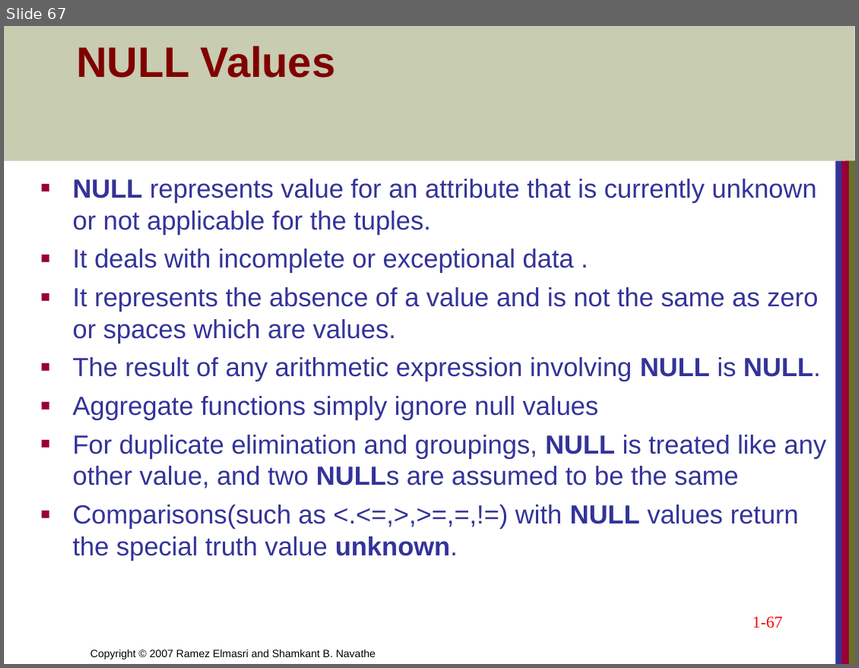
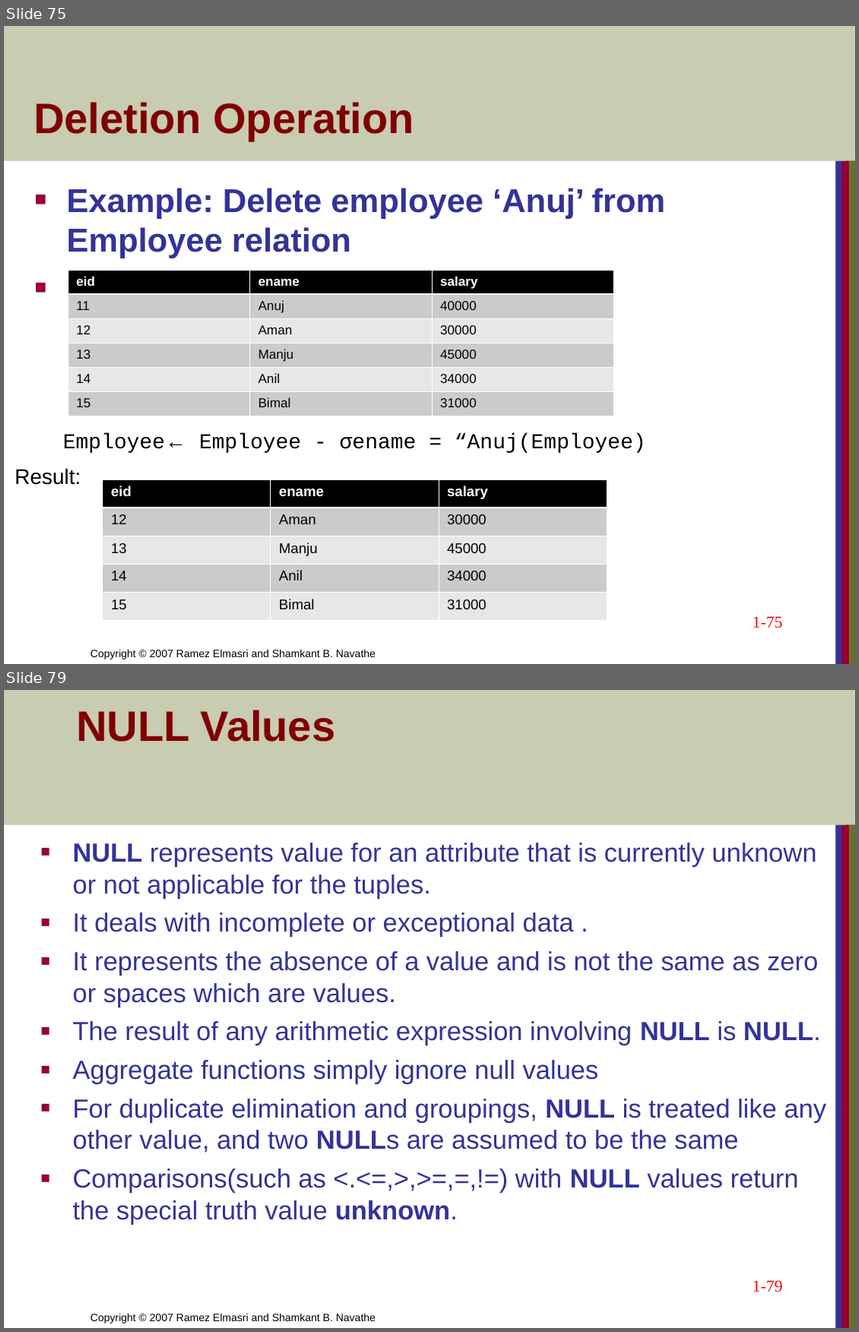
Before and after one commit to CodewothArjun/CSIT_4th_Sem, a slide deck: Database Management System/Unit 5 Relational Algebra and Relational Calculus.ppt. Shown one above the other, each under a label of ours: slide 67 before the commit, slides 75 and 79 after it; the slides between them are not shown. The pictures are 859x668 and 859x1332 pixels, drawn with LibreOffice and Linux fonts; fonts in the diff are those of the drawing. Boxes give left, top, right and bottom in pixels: in the first picture for what was removed or moved away, otherwise in the second. Text is boxed around its words. In the diff, an @@ line names an element or a change of style, - is before the commit and + after.

```diff
--- a/Database Management System/Unit 5 Relational Algebra and Relational Calculus.ppt
+++ b/Database Management System/Unit 5 Relational Algebra and Relational Calculus.ppt
@@ slide 75 added at [4, 26, 855, 664], background #FFFFFF; not listed: 5 template elements that a slide beside it also shows @@
@@ title added at [34, 102, 414, 141], 36 pt, text #800000, bold @@
+Deletion Operation
@@ text added at [66, 188, 666, 306], 28 pt, text #333399, bold @@
+■ Example: Delete employee ‘Anuj’ from Employee relation
+■ re
@@ table added at [68, 270, 614, 417], 6 rows, 3 columns @@
+eid | ename | salary
+11 | Anuj | 40000
+12 | Aman | 30000
+13 | Manju | 45000
+14 | Anil | 34000
+15 | Bimal | 31000
@@ text added at [63, 433, 646, 453], 18 pt, text #000000 @@
+Employee← Employee - σename = “Anuj(Employee)
@@ text added at [15, 468, 81, 485], 18 pt, text #000000 @@
+Result:
@@ table added at [103, 480, 606, 620], 5 rows, 3 columns @@
+eid | ename | salary
+12 | Aman | 30000
+13 | Manju | 45000
+14 | Anil | 34000
+15 | Bimal | 31000
@@ page number added at [753, 617, 783, 629], 14 pt, text #FF0000 @@
+1-75
@@ what was slide 67 is now slide 79 @@
@@ page number at [753, 1281, 783, 1293]: text changed @@
-1-67
+1-79
```
Also in this commit, not shown: 7 slides changed, 13 other slides added, 11 slides removed, 8 other files.
